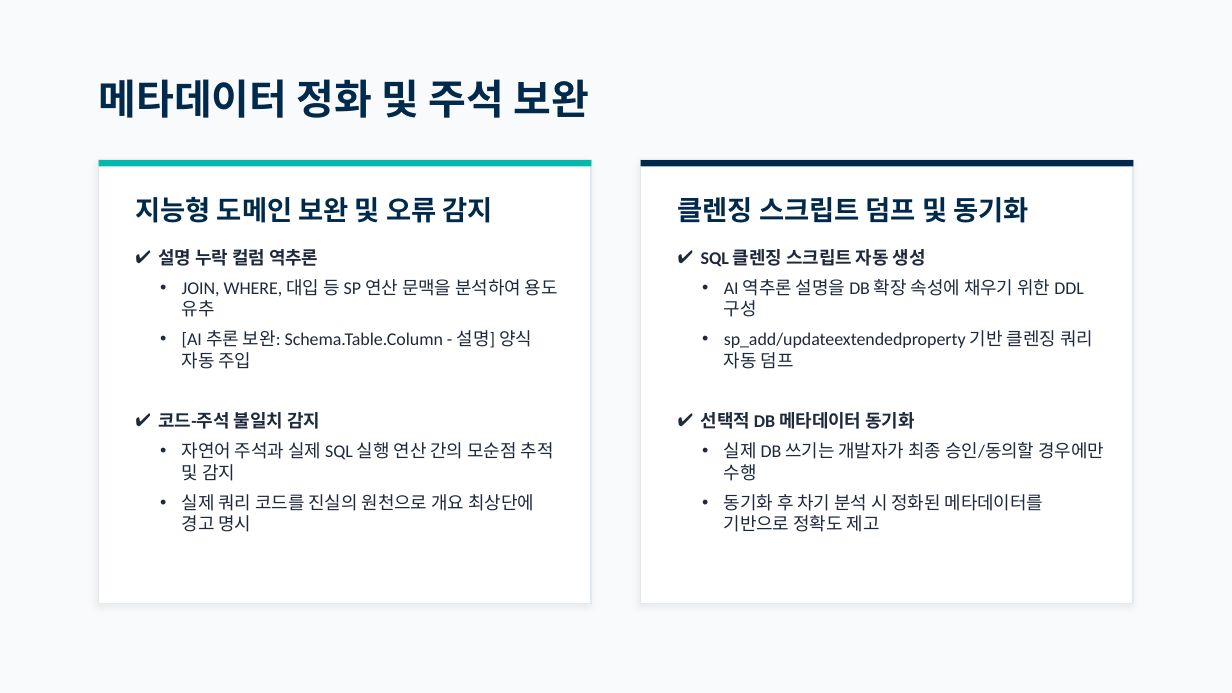
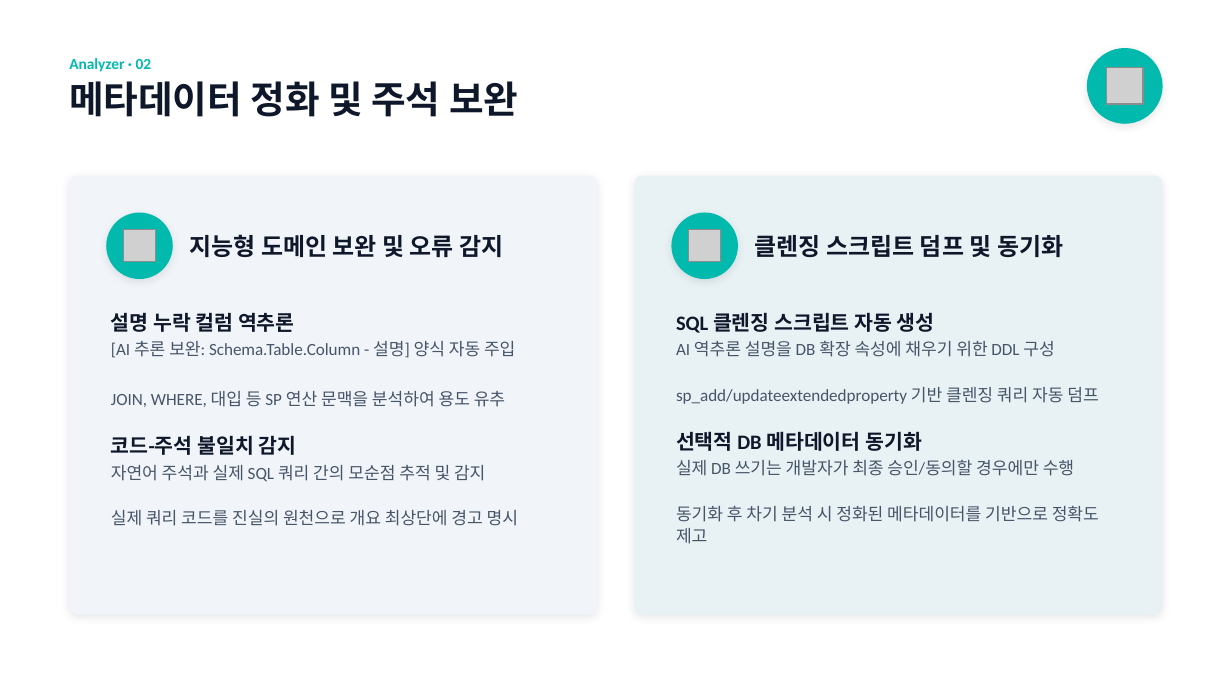
Before and after one commit to moondae815/ReSet, a slide deck: slide 6 of docs/ReSet_Presentation.pptx (slide 7 before the commit). Drawn at 1232x693 pixels with LibreOffice and Linux fonts; fonts in the diff are those of the drawing; grey boxes stand for pictures. Boxes give left, top, right and bottom in pixels: in the first picture for what was removed or moved away, otherwise in the second. Text is boxed around its words. In the diff, an @@ line names an element or a change of style, - is before the commit and + after.

Commit message:
docs: ReSet_Presentation.pptx 파일 업데이트

```diff
--- a/docs/ReSet_Presentation.pptx
+++ b/docs/ReSet_Presentation.pptx
@@ background #F8FAFC to #FFFFFF @@
@@ text added at bbox=[69, 58, 152, 72], 9 pt, text #02B9AD, bold @@
+Analyzer · 02
@@ ellipse added at bbox=[1087, 48, 1162, 123], fill #02B9AD @@
@@ text "메타데이터 정화 및 주석 보완": place and size @@
-text "메타데이터 정화 및 주석 보완" at bbox=[99, 79, 590, 118]
+text "메타데이터 정화 및 주석 보완" at bbox=[69, 81, 518, 117]
@@ text "메타데이터 정화 및 주석 보완" at bbox=[69, 81, 518, 117]: size 24 to 22 pt, font Lato to Calibri, text colour #00294B to #0F172A; vertical alignment middle to top @@
@@ picture added at bbox=[1106, 68, 1143, 105] @@
@@ rounded rectangle added at bbox=[69, 176, 598, 615], fill #F1F5F9 @@
@@ rectangle removed at bbox=[99, 160, 591, 604] @@
@@ rectangle removed at bbox=[99, 160, 591, 166] @@
@@ rounded rectangle added at bbox=[634, 176, 1163, 615], fill #E8F1F4 @@
@@ rectangle removed at bbox=[641, 160, 1133, 604] @@
@@ rectangle removed at bbox=[641, 160, 1133, 166] @@
@@ ellipse added at bbox=[106, 213, 172, 280], fill #02B9AD @@
@@ picture added at bbox=[123, 230, 155, 262] @@
@@ text "지능형 도메인 보완 및 오류 ...": place and size @@
-text "지능형 도메인 보완 및 오류 ..." at bbox=[135, 197, 493, 223]
+text "지능형 도메인 보완 및 오류 ..." at bbox=[189, 234, 503, 257]
@@ text "지능형 도메인 보완 및 오류 ..." at bbox=[189, 234, 503, 257]: size 16 to 14 pt, font Lato to Calibri, text colour #00294B to #0F172A @@
@@ ellipse added at bbox=[671, 213, 738, 280], fill #02B9AD @@
@@ picture added at bbox=[689, 230, 721, 262] @@
@@ text "클렌징 스크립트 덤프 및 동기화" at bbox=[755, 235, 1063, 257]: size 16 to 14 pt, font Lato to Calibri, text colour #00294B to #0F172A @@
@@ text "클렌징 스크립트 덤프 및 동기화": place and size @@
-text "클렌징 스크립트 덤프 및 동기화" at bbox=[678, 197, 1028, 223]
+text "클렌징 스크립트 덤프 및 동기화" at bbox=[755, 235, 1063, 257]
@@ text at bbox=[111, 312, 518, 526]: paragraph added @@
+[AI 추론 보완: Schema.Table.Column - 설명] 양식 자동 주입
@@ text at bbox=[111, 312, 518, 526]: size 10.5 to 12 pt, text colour #1E293B to #0F172A in "설명 누락 컬럼 역추론", "코드-주석 불일치 감지"; size 10.5 to 10 pt, text colour #1E293B to #475569 in "JOIN, WHERE, 대입 등 SP 연산 문맥을 ...", "실제 쿼리 코드를 진실의 원천으로 개요 최상단에 ..."; bullet ✔ to none; bullet • to none; line spacing 1 to 1.05; less space between paragraphs; more space between paragraphs @@
@@ text "설명 누락 컬럼 역추론": place and size @@
-text "설명 누락 컬럼 역추론" at bbox=[159, 249, 558, 532]
+text "설명 누락 컬럼 역추론" at bbox=[111, 312, 518, 526]
@@ text "SQL 클렌징 스크립트 자동 생성": place and size @@
-text "SQL 클렌징 스크립트 자동 생성" at bbox=[701, 249, 1104, 532]
+text "SQL 클렌징 스크립트 자동 생성" at bbox=[676, 312, 1099, 544]
@@ text "SQL 클렌징 스크립트 자동 생성" at bbox=[676, 312, 1099, 544]: size 10.5 to 12 pt, text colour #1E293B to #0F172A in "SQL 클렌징 스크립트 자동 생성", "선택적 DB 메타데이터 동기화"; size 10.5 to 10 pt, text colour #1E293B to #475569 in "AI 역추론 설명을 DB 확장 속성에 채우기 ...", "sp_add/updateextendedproperty 기반 클렌징 쿼리 자동 덤프", "실제 DB 쓰기는 개발자가 최종 승인/동의할 경우에만 ...", "동기화 후 차기 분석 시 정화된 메타데이터를 ..."; bullet ✔ to none; bullet • to none; line spacing 1 to 1.05; less space between paragraphs; more space between paragraphs @@
@@ text at bbox=[182, 330, 532, 369]: paragraph removed @@
-• [AI 추론 보완: Schema.Table.Column - 설명] 양식 자동 주입
@@ text at bbox=[111, 465, 485, 482]: text changed; size 10.5 to 10 pt; text colour #1E293B to #475569 @@
-• 자연어 주석과 실제 SQL 실행 연산 간의 모순점 추적 및 감지
+자연어 주석과 실제 SQL 쿼리 간의 모순점 추적 및 감지
```
Also in this commit, not shown: 8 other slides changed, 2 slides added, 1 slide removed.
